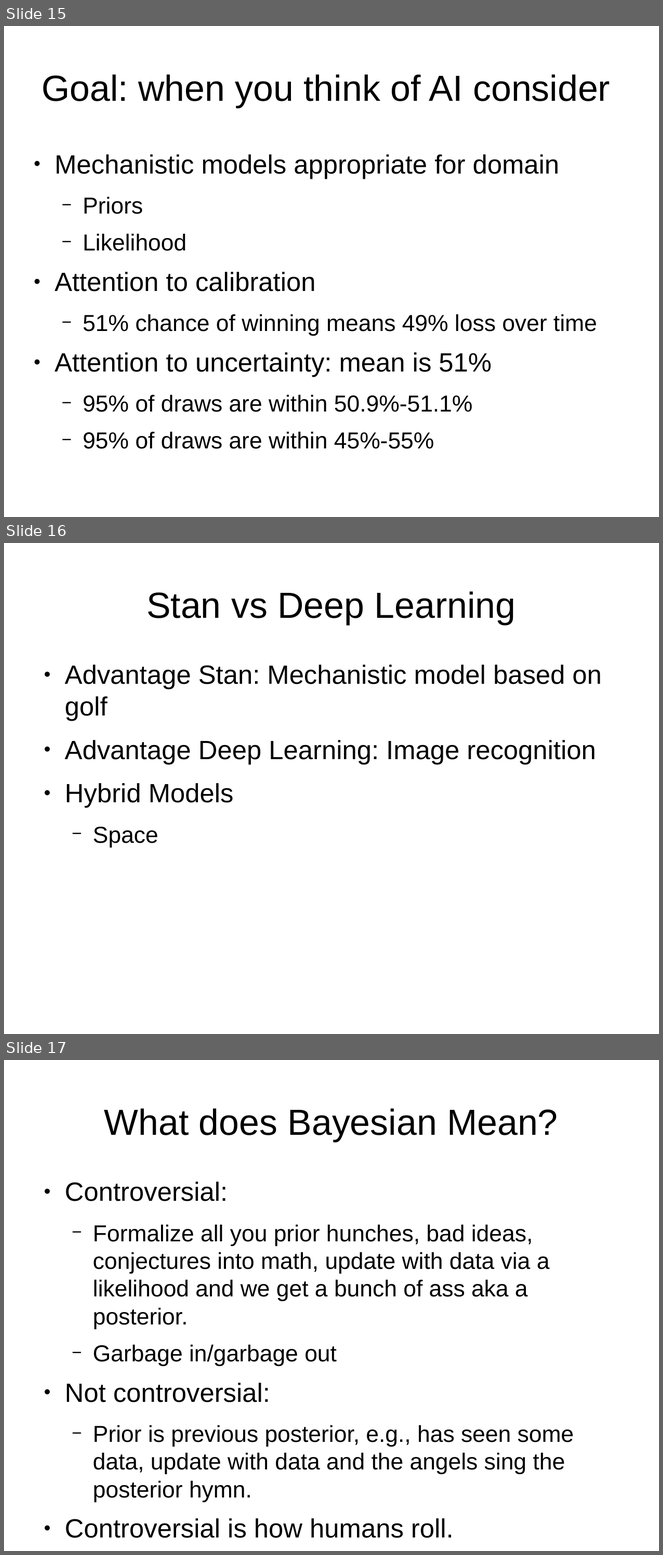
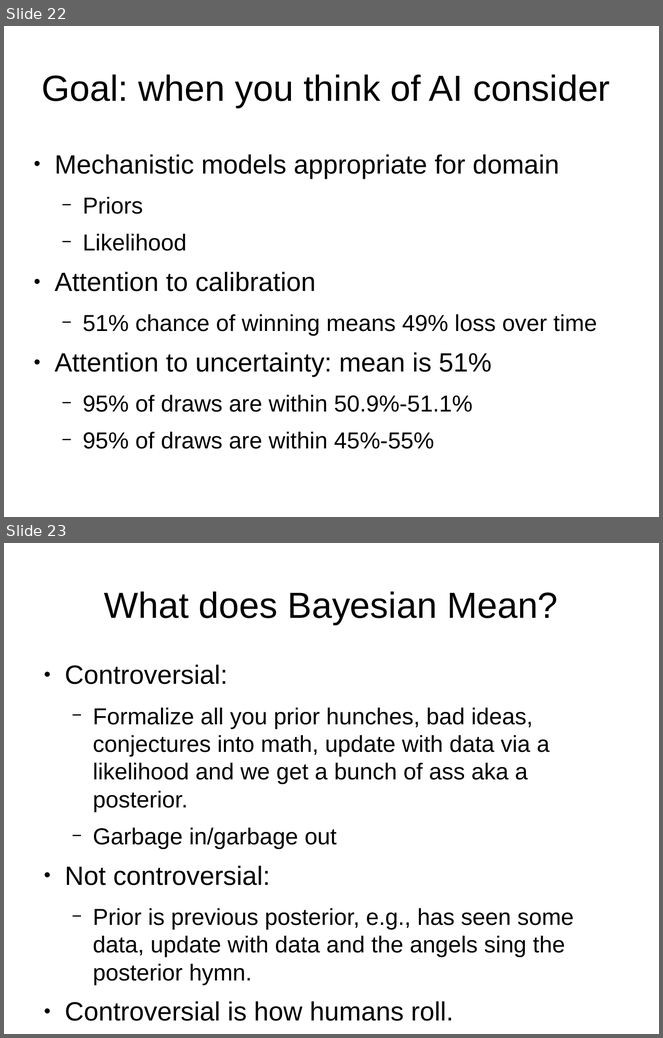
Before and after one commit to breckbaldwin/StanIsThePlan, a slide deck: talks/burlingtonMeetup2019/BurlingtonMeetup.odp. Shown one above the other, each under a label of ours: slides 15, 16 and 17 before the commit, slides 22 and 23 after it. The pictures are 663x1555 and 663x1038 pixels, drawn with LibreOffice and Linux fonts; fonts in the diff are those of the drawing. Boxes give left, top, right and bottom in pixels: in the first picture for what was removed or moved away, otherwise in the second. Text is boxed around its words. In the diff, an @@ line names an element or a change of style, - is before the commit and + after.

```diff
--- a/talks/burlingtonMeetup2019/BurlingtonMeetup.odp
+++ b/talks/burlingtonMeetup2019/BurlingtonMeetup.odp
@@ slide 16 removed at (4, 543, 659, 1034), background #FFFFFF @@
@@ title removed at (146, 591, 516, 625) @@
-Stan vs Deep Learning
@@ text removed at (65, 665, 601, 848) @@
-● Advantage Stan: Mechanistic model based on golf
-● Advantage Deep Learning: Image recognition
-● Hybrid Models
-  − Space
@@ what was slide 15 is now slide 22 @@
@@ what was slide 17 is now slide 23 @@
```
Also in this commit, not shown: 1 slide changed, 9 slides added, 8 other slides removed.
